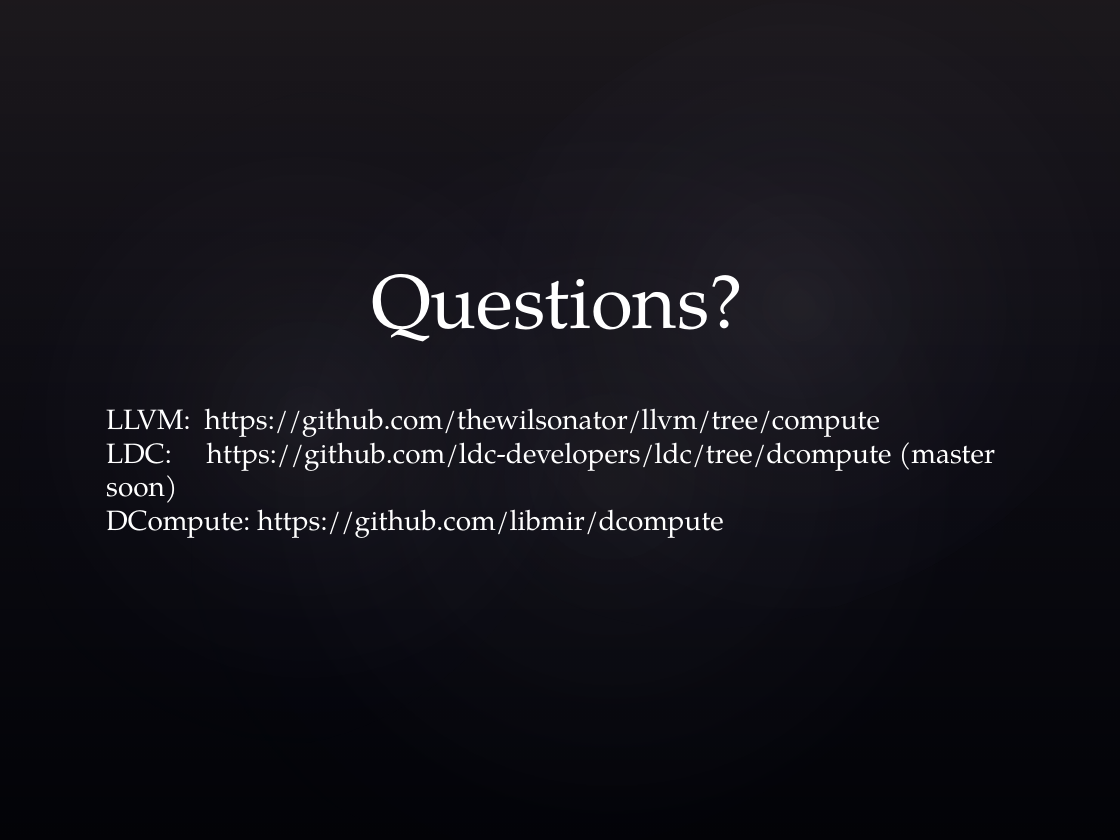
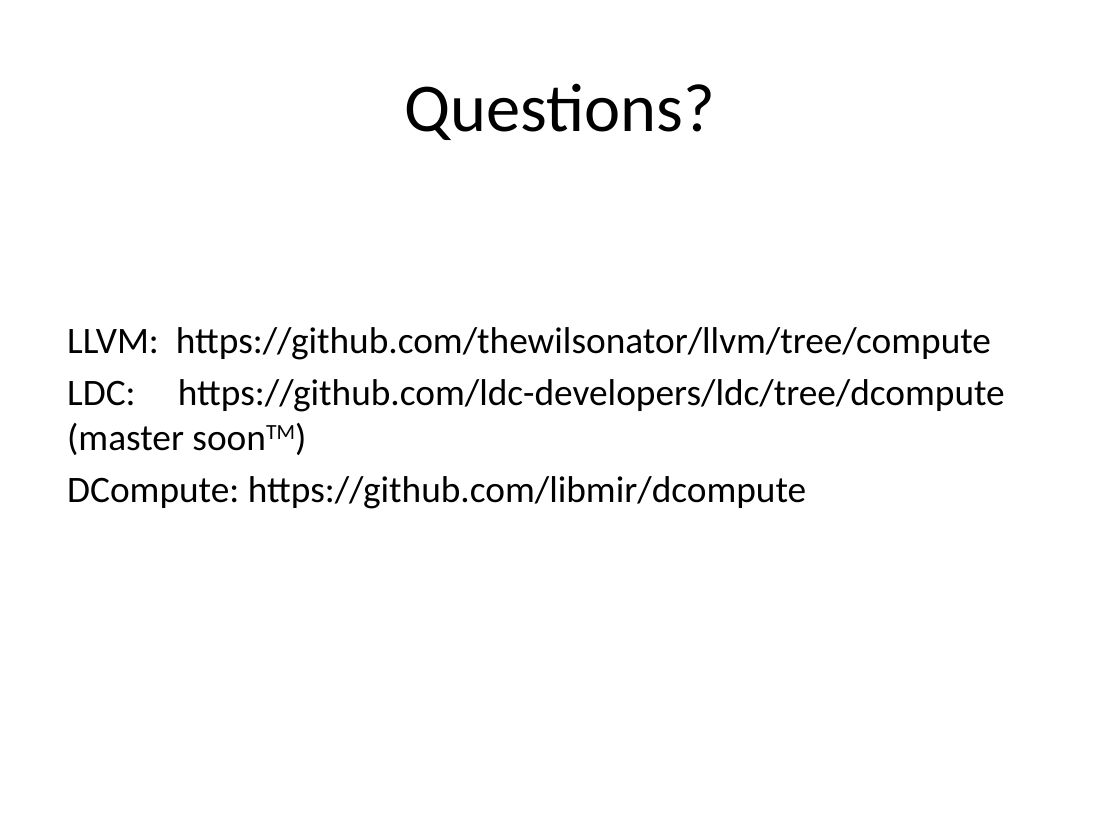
Before and after one commit to dlang/dconf.org, a slide deck: slide 25 of 2017/talks/wilson.pptx (slide 29 before the commit). Drawn at 1120x840 pixels with LibreOffice and Linux fonts; fonts in the diff are those of the drawing; background and template pictures are left out. Boxes give left, top, right and bottom in pixels: in the first picture for what was removed or moved away, otherwise in the second. Text is boxed around its words. In the diff, an @@ line names an element or a change of style, - is before the commit and + after.

```diff
--- a/2017/talks/wilson.pptx
+++ b/2017/talks/wilson.pptx
@@ background picture (left out) to #FFFFFF @@
@@ rectangle removed at bbox=[0, 0, 1120, 840] @@
@@ ellipse removed at bbox=[0, 0, 696, 840] @@
@@ ellipse removed at bbox=[51, 0, 1120, 840] @@
@@ ellipse removed at bbox=[307, 0, 1120, 761] @@
@@ title "Questions?": place and size @@
-title "Questions?" at bbox=[371, 274, 743, 342]
+title "Questions?" at bbox=[404, 83, 714, 140]
@@ title "Questions?" at bbox=[404, 83, 714, 140]: size 49 to 44 pt, font TeX Gyre Pagella to Calibri, text colour #FFFFFF to #000000; vertical alignment bottom to middle @@
@@ text "LLVM: https://github.com/thewilsonator/llvm/tree/compute": place and size @@
-text "LLVM: https://github.com/thewilsonator/llvm/tree/compute" at bbox=[106, 408, 995, 538]
+text "LLVM: https://github.com/thewilsonator/llvm/tree/compute" at bbox=[67, 327, 1005, 509]
@@ text at bbox=[67, 327, 991, 509]: size 18 to 24 pt, font TeX Gyre Pagella to Calibri, text colour #FFFFFF to #000000 in "LLVM: https://github.com/thewilsonator/llvm/tree/compute", "DCompute: https://github.com/libmir/dcompute"; more space between paragraphs @@
@@ text at bbox=[67, 379, 1005, 455]: text changed; size 18 to 24 pt; font TeX Gyre Pagella to Calibri; text colour #FFFFFF to #000000 @@
-LDC: https://github.com/ldc-developers/ldc/tree/dcompute (master soon)
+LDC: https://github.com/ldc-developers/ldc/tree/dcompute (master soonTM)
```
Also in this commit, not shown: 21 other slides changed, 3 slides added, 7 slides removed, 1 other file.
